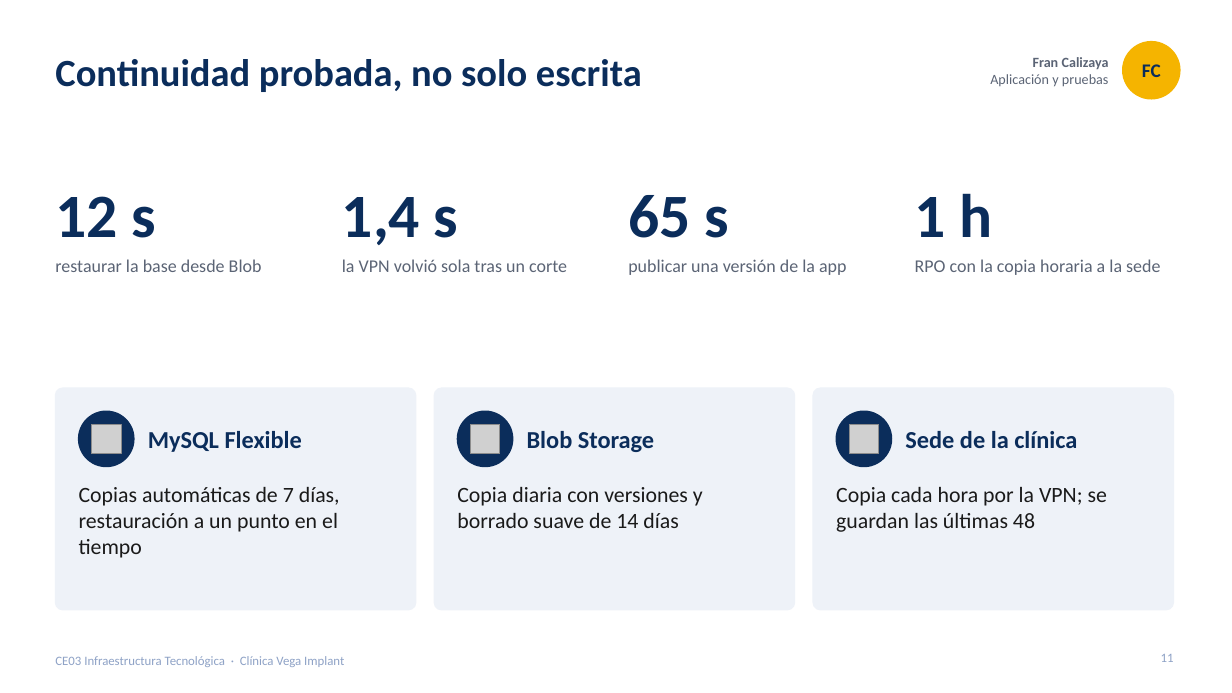
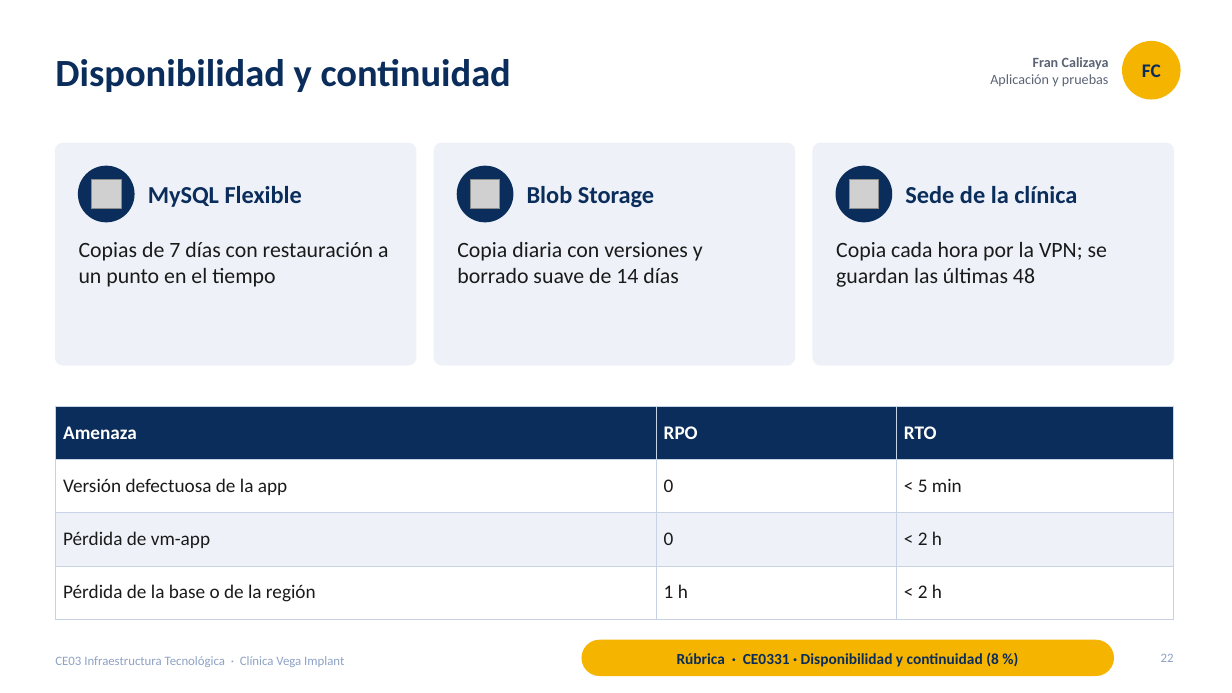
Before and after one commit to francalizaya266-sudo/venga-implantes, a slide deck: slide 22 of docs/entregables/CE03-infraestructura/presentaciones/CE03-Infraestructura-Tecnologica.pptx (slide 11 before the commit). Drawn at 1232x693 pixels with LibreOffice and Linux fonts; fonts in the diff are those of the drawing; grey boxes stand for pictures. Boxes give left, top, right and bottom in pixels: in the first picture for what was removed or moved away, otherwise in the second. Text is boxed around its words. In the diff, an @@ line names an element or a change of style, - is before the commit and + after.

```diff
--- a/docs/entregables/CE03-infraestructura/presentaciones/CE03-Infraestructura-Tecnologica.pptx
+++ b/docs/entregables/CE03-infraestructura/presentaciones/CE03-Infraestructura-Tecnologica.pptx
@@ title at (55,59,511,92): text changed @@
-Continuidad probada, no solo escrita
+Disponibilidad y continuidad
@@ 5 texts, 3 pictures, 3 rounded rectangles, 3 ellipses: place and size @@
-5 texts, 3 pictures, 3 rounded rectangles, 3 ellipses at (55,388,1174,610)
+5 texts, 3 pictures, 3 rounded rectangles, 3 ellipses at (55,143,1174,365)
@@ text removed at (55,196,157,238) @@
-12 s
@@ text removed at (342,197,459,245) @@
-1,4 s
@@ text removed at (628,195,730,238) @@
-65 s
@@ text removed at (915,193,993,237) @@
-1 h
@@ text removed at (55,259,262,272) @@
-restaurar la base desde Blob
@@ text at (79,242,388,287): text changed @@
-Copias automáticas de 7 días, restauración a un punto en el tiempo
+Copias de 7 días con restauración a un punto en el tiempo
@@ text removed at (342,259,567,272) @@
-la VPN volvió sola tras un corte
@@ text removed at (628,259,847,275) @@
-publicar una versión de la app
@@ text removed at (915,259,1160,275) @@
-RPO con la copia horaria a la sede
@@ table added at (55,407,1174,606), 4 rows, 3 columns @@
+Amenaza | RPO | RTO
+Versión defectuosa de la app | 0 | < 5 min
+Pérdida de vm-app | 0 | < 2 h
+Pérdida de la base o de la región | 1 h | < 2 h
@@ rounded rectangle added at (582,640,1114,676), fill #F5B400, outline #F5B400 1 pt @@
@@ text added at (677,652,999,667), 12 pt, text #0B2D5B, bold @@
+Rúbrica · CE0331 · Disponibilidad y continuidad (8 %)
@@ page number at (1161,654,1174,662): text changed @@
-11
+22
```
Also in this commit, not shown: 10 other slides changed, 43 slides added, 2 slides removed, 3 other files.
